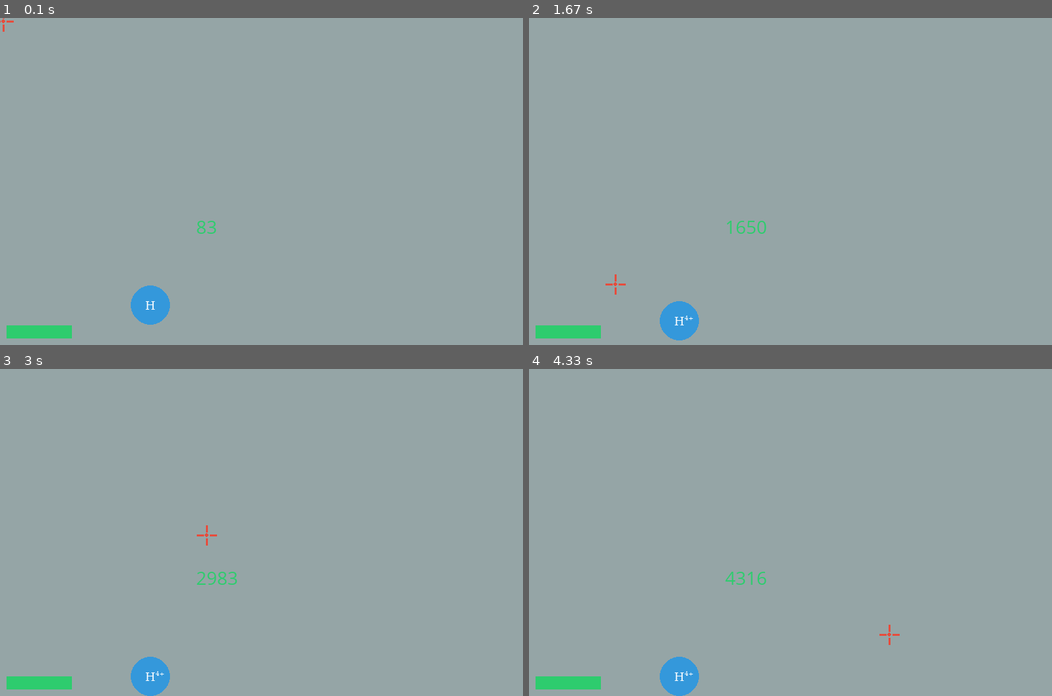
Above: before the commit, frames 1-4 (two rows, left to right).
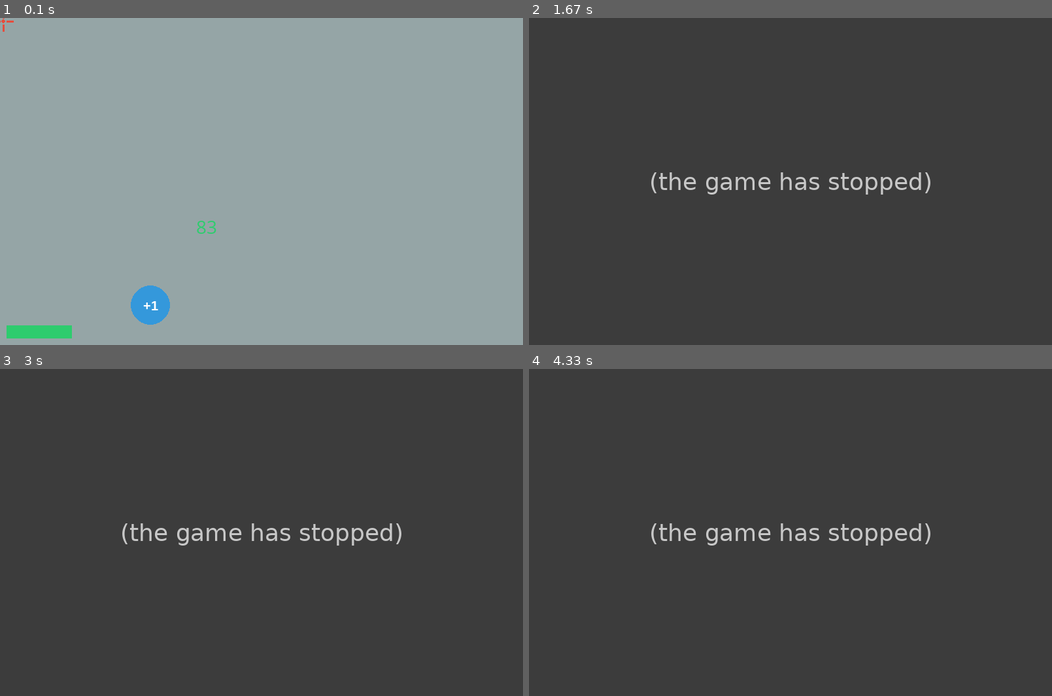
Above: after the commit, the same moments.

Repository: EdwGx/Asteroid-Pygame
Game: pygame game, started from MainGame.py
Two runs of this game, one before a commit and one after it. Both use one fixed random seed, a clock stepped at 60 frames per second and the inputs below. The source is Python 2; it was converted automatically to run under Python 3.
Inputs (mouse positions are in pixels of both pictures, inside the frame that each line leads up to):
- Up to frame 1 (0.1 s): no input
- Up to frame 2 (1.67 s): tap A at 0.33, 0.82 s; move the mouse to (701, 256) at 0.7 s; tap Space at 0.73, 1.03 s; click (612, 259) at 1.28 s; click (612, 282) at 1.62 s
- Up to frame 3 (3 s): click (115, 486) at 1.95 s; click (219, 512) at 2.28 s; click (449, 571) at 2.62 s; click (209, 535) at 2.95 s
- Up to frame 4 (4.33 s): click (680, 512) at 3.28 s; click (607, 476) at 3.62 s; click (780, 646) at 3.95 s; click (889, 633) at 4.28 s

The runs differ from the first frame. In frame 1, less than 0.1% of the frame differs, in the area x 27-31%, y 86-90%; in frame 2, 100%; in frame 3, 100%, in the area x 0-100%, y 0-100%; in frame 4, 100%.
Error after the commit: AttributeError: 'PlayerBall' object has no attribute 'ion' (MainGame.py line 183); the game stopped at 0.33 s (later frames are placeholders)

Commit message:
Change some basic codes and names

Diff:
--- a/MainGame.py
+++ b/MainGame.py
@@ -1,18 +1,20 @@
 import pygame
-from science import*
+import random
+
+from physic import*
 from color import*
 
-class Atom(pygame.sprite.DirtySprite):
-    def __init__ (self,at_num):
+class MagBall(pygame.sprite.DirtySprite):
+    def __init__ (self,number,color,mu,di):
         #Lower than block and mouse
         self._layer = 2
-        pygame.sprite.DirtySprite.__init__(self,full_list,atom_list)
+        pygame.sprite.DirtySprite.__init__(self,full_list,ball_list)
         #basic init
         self.radius = 30
-        self.ion =0
-        self.atomic = at_num
-        self.shell = get_shells(at_num)
-
+        self.mu = mu
+        self.di = di
+        self.color = color
+        self.number = number
         #shape
         self.redraw()
         self.rect = self.image.get_rect()
@@ -20,36 +22,72 @@
     def redraw(self):
         self.image = pygame.Surface((self.radius*2,self.radius*2),flags=pygame.SRCALPHA)
         self.image.convert_alpha()
-        pygame.draw.circle(self.image,blue,(self.radius,self.radius),30,0)
-        #symbol
-        symbolFont = pygame.font.SysFont("Georgia",20)
-        symbolLabel = symbolFont.render(getSymbol(self.atomic),True,white)
-        #Get Letters Size and Center
-        #ion
-        if self.ion == 0:
-            finLabel = symbolLabel
-        else:
-            symbolFont = pygame.font.SysFont("Georgia",10)
-            if self.ion > 0:
-                ionText = str(abs(self.ion)) + "+"
-            elif self.ion < 0:
-                ionText = str(abs(self.ion)) + "-"
-            ionLabel = symbolFont.render(ionText,True,white)
-
-            finLabel = pygame.Surface(
-                (symbolLabel.get_width()+ionLabel.get_width(),symbolLabel.get_height()),
-                flags=pygame.SRCALPHA)
-            finLabel.blit(symbolLabel,(0,0))
-            finLabel.blit(ionLabel,(symbolLabel.get_width(),0))
-        #draw label
-        self.image.blit(finLabel,
-                        (self.radius-int(symbolLabel.get_width()/2),
-                         self.radius-int(symbolLabel.get_height()/2)))
-
-
-class PlayerAtom(Atom):
-    def __init__ (self,at_num,posX,posY):
-        Atom.__init__(self,at_num)
+        pygame.draw.circle(self.image,self.color,(self.radius,self.radius),30,0)
+        if self.number > 0:
+            if self.mu:
+                strings = '*'+ str(self.number)
+            elif self.di:
+                strings = '/'+ str(self.number)
+            else:
+                strings = '+' + str(self.number)
+        elif self.number < 0:
+            if self.mu:
+                strings = '*('+ str(self.number) +')'
+            elif self.di:
+                strings = '/('+ str(self.number) + ')'
+            else:
+                strings = str(self.number)
+        else:
+            strings = '0'
+        numberFont = pygame.font.SysFont("Arial",20,True)
+        numberLabel = numberFont.render(strings,True,white)
+        self.image.blit(numberLabel,
+                        (self.radius-int(numberLabel.get_width()/2),
+                         self.radius-int(numberLabel.get_height()/2)))
+
+class BadBall(MagBall):
+    def __init__ (self):
+        global bad_list
+        rand = random.randrange(9)
+        if rand < 2:
+            color = green
+            mu = False
+            di = False
+        elif rand < 6:
+            color = red
+            mu = False
+            di = False
+        elif rand < 8:
+            sign = 2
+            color = green
+            mu = True
+            di = False
+        else:
+            sign = 3
+            color = red
+            mu = False
+            di = True
+
+        MagBall.__init__(self,random.randint(1,9),color,mu,di)
+        startY = random.randrange(sizeY-60)
+        self.moveSpeed = random.randrange(2)
+        self.moveDir = random.randrange(2)
+        self.rect.x = sizeX + 30
+        self.rect.y = startY
+        self.floatX = float(self.rect.x)
+        self.floatY = float(self.rect.y)
+        bad_list.add(self)
+
+    def update(self):
+        if self.rect.x < -50:
+            self.kill()
+        self.floatX -= 0.8 + self.moveSpeed*0.5
+        self.rect.x = int(self.floatX)
+
+
+class PlayerBall(MagBall):
+    def __init__ (self,number,posX,posY):
+        MagBall.__init__(self,number,blue,False,False)
         self.fallBeginT = 400
         self.fallBeginY = posY
         self.rect.x = posX
@@ -105,10 +143,13 @@
             player.startFall()
 
 
+
 pygame.init()
 #Things must be do first
 full_list = pygame.sprite.LayeredUpdates()
-atom_list = pygame.sprite.LayeredUpdates()
+ball_list = pygame.sprite.LayeredUpdates()
+bad_list = pygame.sprite.Group()
+
 pygame.mouse.set_visible(False)
 
 #Def varibles
@@ -120,7 +161,8 @@
 pygame.display.set_caption("My Game")
 
 #init player
-player = PlayerAtom(1,200,400)
+player = PlayerBall(1,200,400)
+BadBall()
 moveY = False
 
 
@@ -162,7 +204,26 @@
     mY = (pygame.mouse.get_pos())[1]
     frames = 60
     #logic
-    coll_mouse_list = atom_list.get_sprites_at((mX,mY))
+    #coll_mouse_list = atom_list.get_sprites_at((mX,mY))
+
+    coll_bad_player = pygame.sprite.spritecollide(player,bad_list,True)
+    for badBall in coll_bad_player:
+        if badBall.mu == False and badBall.di == False:
+            player.number += badBall.number
+        else:
+            if badBall.mu:
+                player.number = player.number*badBall.number
+            elif badBall.di:
+                if player.number%badBall.number == 0:
+                    player.number = player.number/badBall.number
+                else:
+                    print 'not integer'
+        player.redraw()
+
+
+
+
+
 
     #draw
     screen.fill(grey)
--- /dev/null
+++ b/physic.py
@@ -0,0 +1,4 @@
+#physic.py
+
+def freeFall(time_after,start_y):
+    return int((start_y + (9.81* time_after * time_after / 100000)))
--- a/science.py
+++ /dev/null
@@ -1,26 +0,0 @@
-#chemistry.py
-
-def getSymbol(Atomic_number):
-    return {
-        1: "H",
-        2: "He",
-        3: "Li",
-        6: "C",
-        8: "O",
-        13: "Al",
-        18: "Ar"
-    }[Atomic_number]
-
-def get_shells(Atomic_number):
-    return {
-        1: [1],
-        2: [2],
-        3: [2,1],
-        6: [2,4],
-        8: [2,6],
-        13: [2,8,3],
-        18: [2,8,8]
-    }[Atomic_number]
-
-def freeFall(time_after,start_y):
-    return int((start_y + (9.81* time_after * time_after / 100000)))
